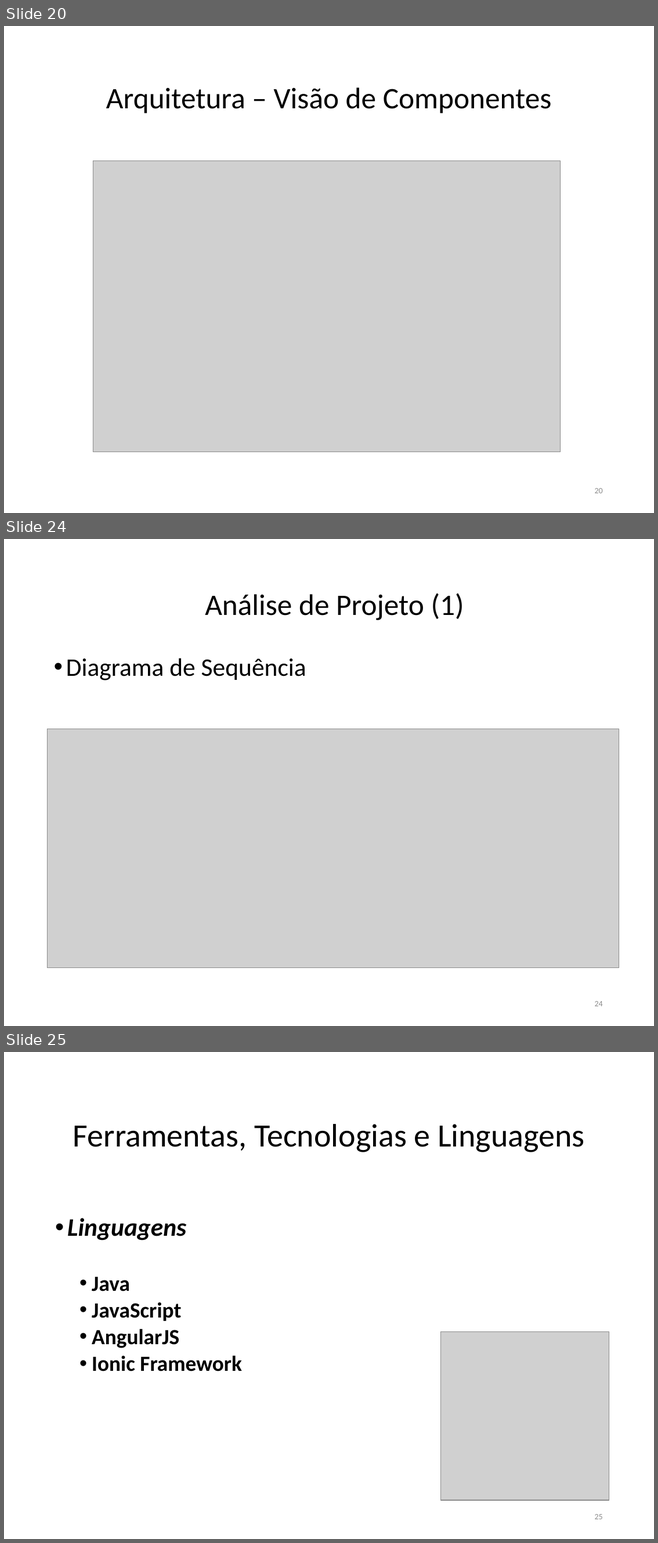
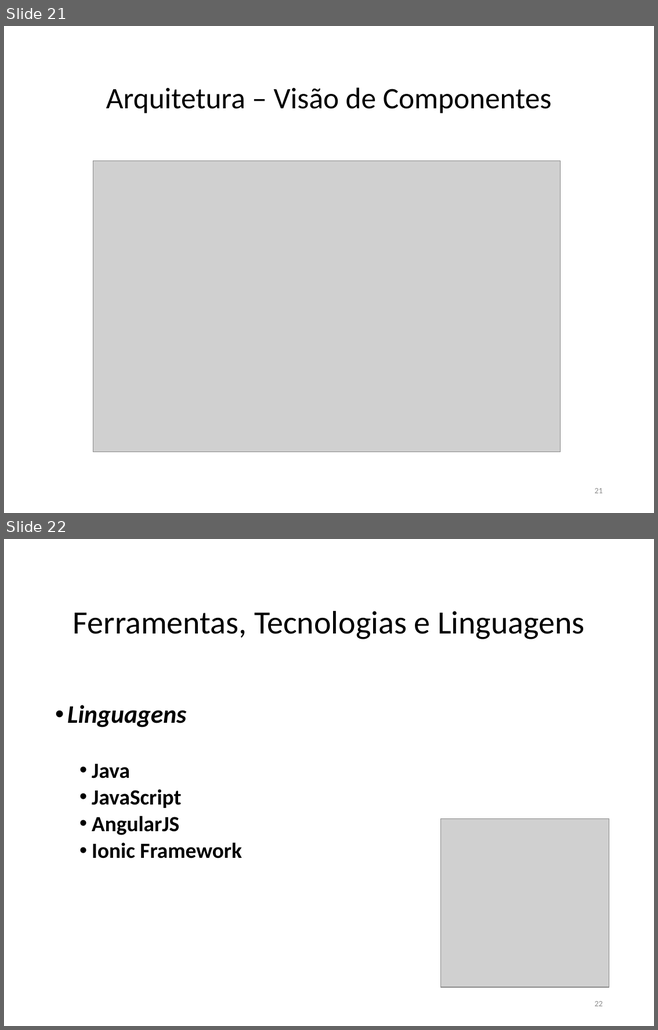
Before and after one commit to FatimaFerreiradeSousa/TCC-Mobile-Leaning, a slide deck: TCC - Documento/TCC II.pptx. Shown one above the other, each under a label of ours: slides 20, 24 and 25 before the commit, slides 21 and 22 after it; the slides between them are not shown. The pictures are 658x1543 and 658x1030 pixels, drawn with LibreOffice and Linux fonts; fonts in the diff are those of the drawing; grey boxes stand for pictures. Boxes give left, top, right and bottom in pixels: in the first picture for what was removed or moved away, otherwise in the second. Text is boxed around its words. In the diff, an @@ line names an element or a change of style, - is before the commit and + after.

```diff
--- a/TCC - Documento/TCC II.pptx
+++ b/TCC - Documento/TCC II.pptx
@@ slide 24 removed at (x1=4, y1=539, x2=654, y2=1026), background #FFFFFF @@
@@ title removed at (x1=205, y1=593, x2=464, y2=620) @@
-Análise de Projeto (1)
@@ text removed at (x1=66, y1=658, x2=306, y2=681) @@
-• Diagrama de Sequência
@@ picture removed at (x1=48, y1=729, x2=619, y2=968) @@
@@ page number removed at (x1=594, y1=1001, x2=603, y2=1006) @@
-24
@@ what was slide 20 is now slide 21 @@
@@ page number at (x1=594, y1=488, x2=603, y2=493): text changed @@
-20
+21
@@ what was slide 25 is now slide 22 @@
@@ page number at (x1=594, y1=1001, x2=603, y2=1006): text changed @@
-25
+22
```
Also in this commit, not shown: 5 slides changed, 2 slides added, 4 other slides removed, 4 other files.
